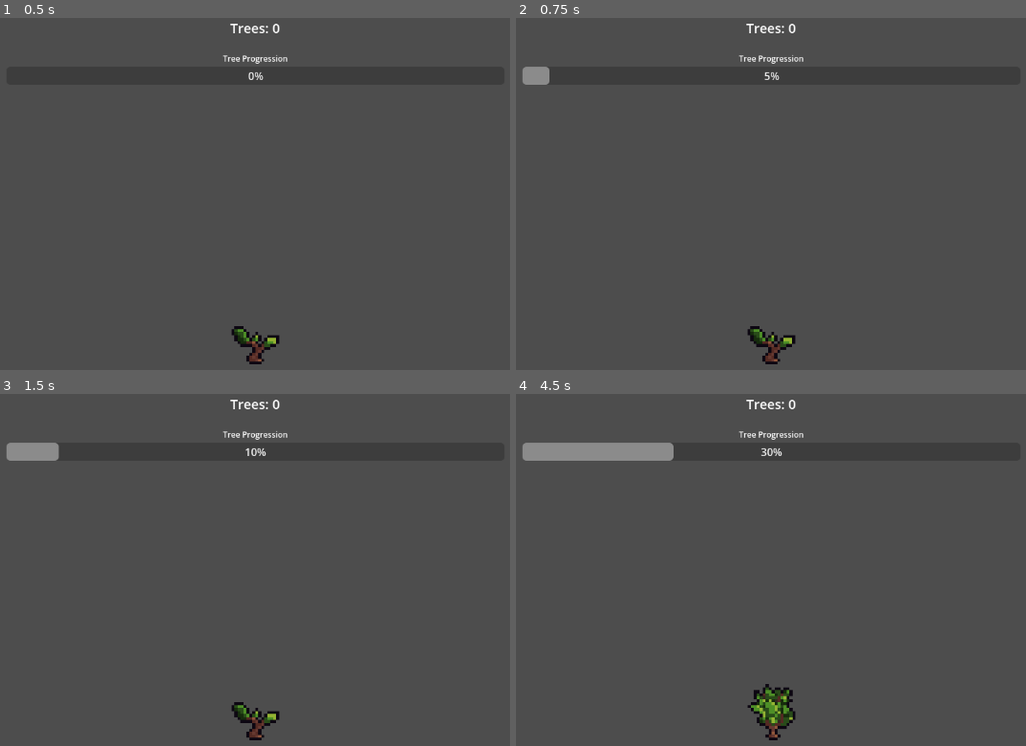
Above: before the commit, frames 1-4 (two rows, left to right).
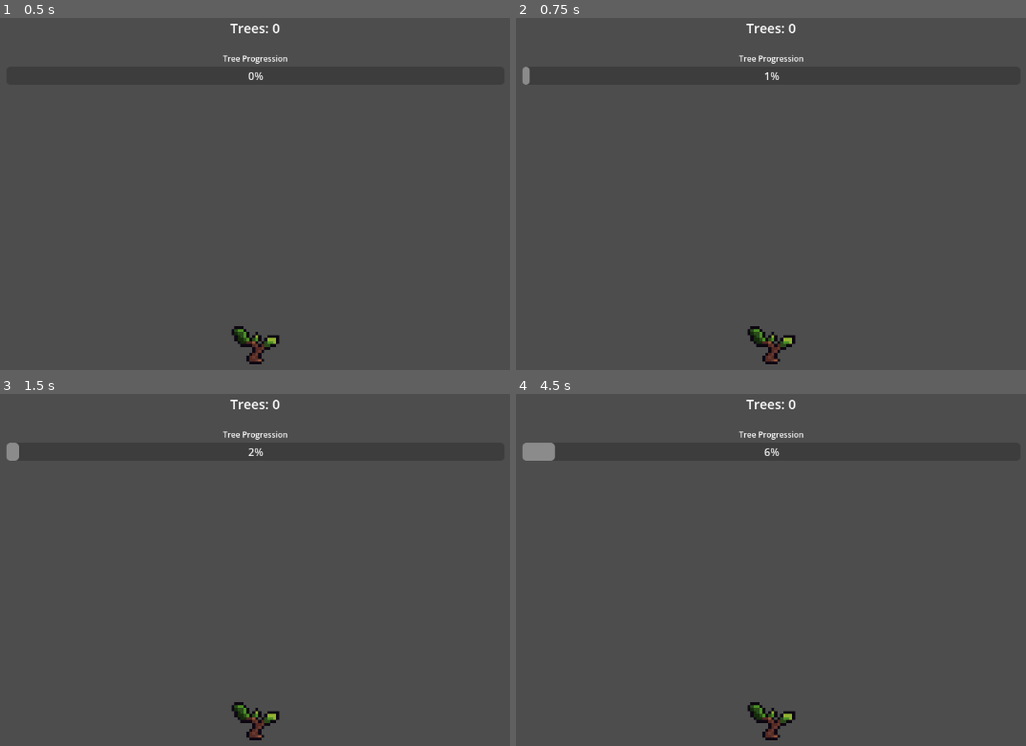
Above: after the commit, the same moments.

Repository: CallumB04/tree-clicker
Game: Godot game, scene res://Scenes/Game.tscn
Two runs of this game, one before a commit and one after it. Both use one fixed random seed, a clock stepped at 60 frames per second and the inputs below.
Inputs (mouse positions are in pixels of both pictures, inside the frame that each line leads up to):
- Up to frame 1 (0.5 s): no input
- Up to frame 2 (0.75 s): click (771, 345) at 0.5 s
- Up to frame 3 (1.5 s): click (255, 721) at 1.25 s
- Up to frame 4 (4.5 s): click (771, 721) at 2 s; tap Enter at 2.75, 4.25 s; tap Space at 3.5 s

Frame 1 is identical in both runs. In frame 2, 0.2% of the frame differs, in the area x 2-50%, y 13-19%; in frame 3, 0.5%; in frame 4, 2.1%, in the area x 7-55%, y 13-99%.

Commit message:
chore: add correct starting click strength

Diff:
--- a/Scripts/Game.gd
+++ b/Scripts/Game.gd
@@ -2,7 +2,7 @@
 
 var trees: int = 0; ## game score
 var current_tree_progress: int = 0; ## value 0-100, when 100 plants tree
-var tree_click_strength: int = 5; ## tree progress per click
+var tree_click_strength: int = 1; ## tree progress per click
 var tree_progress_per_second: int = 0; ## automatic tree progress per second
 
 func _ready() -> void:
